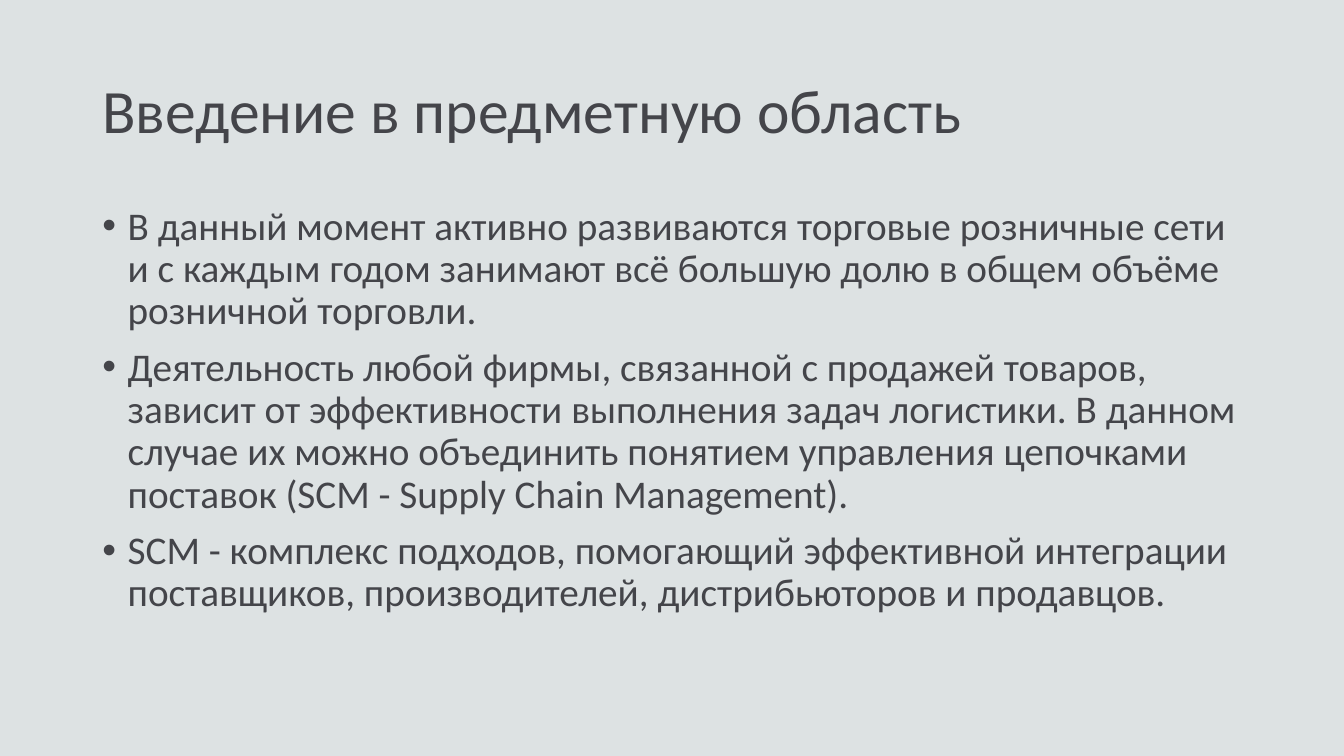
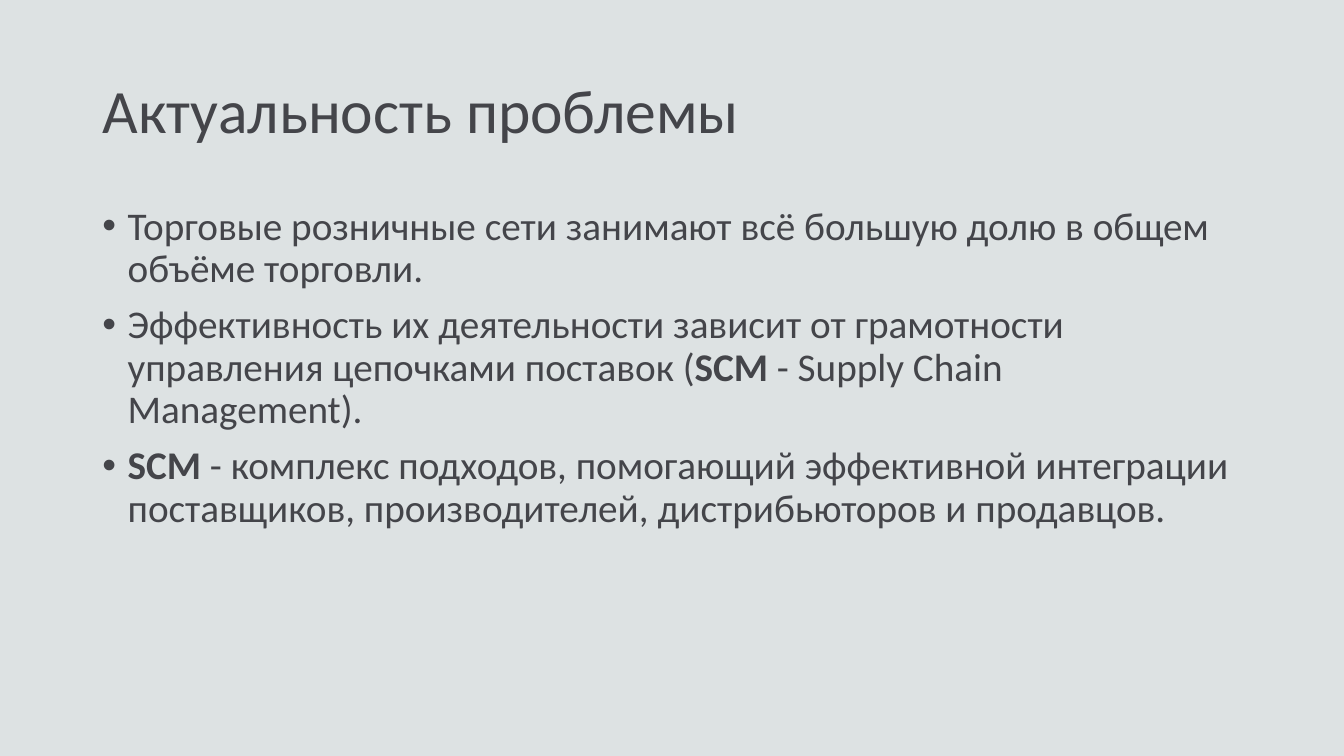
Before and after one commit to fairay/BachelorDiploma, a slide deck: slide 3 of presentation.pptx. Drawn at 1344x756 pixels with LibreOffice and Linux fonts; fonts in the diff are those of the drawing. Boxes give left, top, right and bottom in pixels: in the first picture for what was removed or moved away, otherwise in the second. Text is boxed around its words. In the diff, an @@ line names an element or a change of style, - is before the commit and + after.

```diff
--- a/presentation.pptx
+++ b/presentation.pptx
@@ title at [102, 91, 739, 143]: text changed @@
-Введение в предметную область
+Актуальность проблемы
@@ text at [128, 213, 1209, 430]: text changed @@
-• В данный момент активно развиваются торговые розничные сети и с каждым годом занимают всё большую долю в общем объёме розничной торговли.
-• Деятельность любой фирмы, связанной с продажей товаров, зависит от эффективности выполнения задач логистики. В данном случае их можно объединить понятием управления цепочками поставок (SCM - Supply Chain Management).
+• Торговые розничные сети занимают всё большую долю в общем объёме торговли.
+• Эффективность их деятельности зависит от грамотности управления цепочками поставок (SCM - Supply Chain Management).
@@ text at [128, 452, 1228, 529]: bold on in "SCM" @@
```
Also in this commit, not shown: 4 other slides changed, 2 slides added, 2 slides removed, 8 other files.
